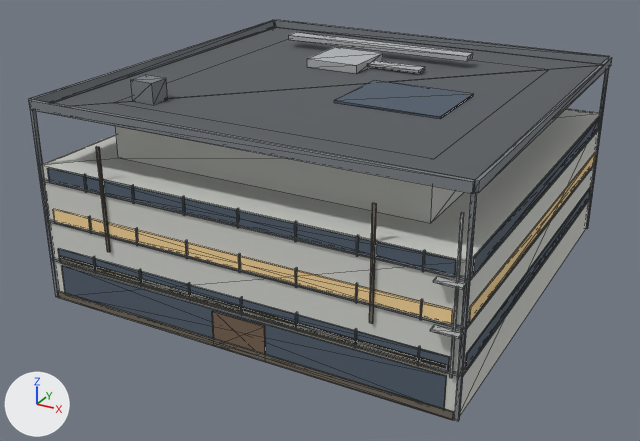
A saved change to the glTF model public/buildings/lot_4x4.glb.
Rendered twice from a 50 mm camera at (43.8, -40.4, 30.8) aimed at (14.5, 12.8, 4.1). The lights are fixed; the arrows at lower left show +X, +Y and +Z. The first picture is the older version. Mesh edges are drawn as thin lines. Vertices at exactly the same position are counted once.

Names of what the first picture shows: 'lot_4x4'.
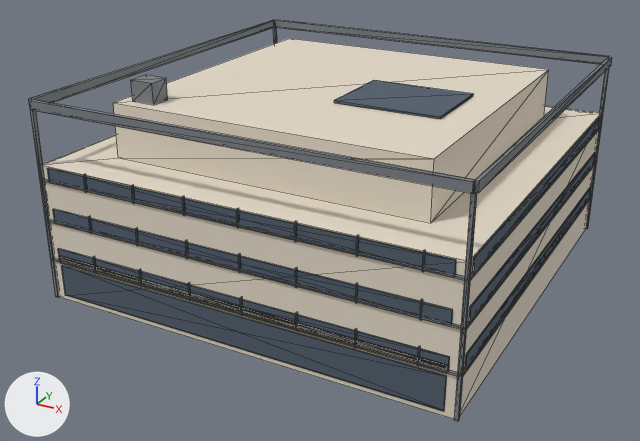
Where the change shows, as pixel boxes [x1, y1, x2, y2] in the pictures (640 x 441 px):
'lot_4x4', recoloured, reshaped
    both: [29, 20, 612, 422]
part 1 of me_lot_4x4, deleted
    before: [53, 27, 600, 421]
part 2 of me_lot_4x4, recoloured
    both: [53, 152, 596, 324]

What the commit changed:
Material 'lot_4x4' (mat_lot_4x4) changes colour from light grey #d1d3cd to pale yellow #e5dac8; in linear values from (0.64, 0.65, 0.61) to (0.78, 0.7, 0.58).
me_lot_4x4 is used by ob_lot_4x4; location (0.0, 0.0, 0.0).
me_lot_4x4 had 560 vertices, 852 faces and spanned x -0.2..30.8, y -0.8..30.8, z 0.0..15.5.
me_lot_4x4 now has 464 vertices, 708 faces and spans x -0.2..30.8, y -0.2..30.8, z 0.0..15.5.
me_lot_4x4 part 1: 12 loose pieces with 96 vertices, spanning x 0.2..30.5, y -0.8..30.7, z 0.0..15.1, are deleted.
me_lot_4x4 part 2: 24 faces spanning x 0.7..30.6, y -0.1..29.8, z 6.0..7.0 switch from mat_lot_4x4_lit_glass (beige #f9d799) to mat_lot_4x4_glass (greyish blue #505d6c).
me_lot_4x4 no longer uses material mat_lot_4x4_roof_felt (dark grey #595d61).
me_lot_4x4 no longer uses material mat_lot_4x4_metal (grey #b1b5b6).
me_lot_4x4 no longer uses material mat_lot_4x4_door (brown #766150).
me_lot_4x4 no longer uses material mat_lot_4x4_dirt (brown #6f695d).
